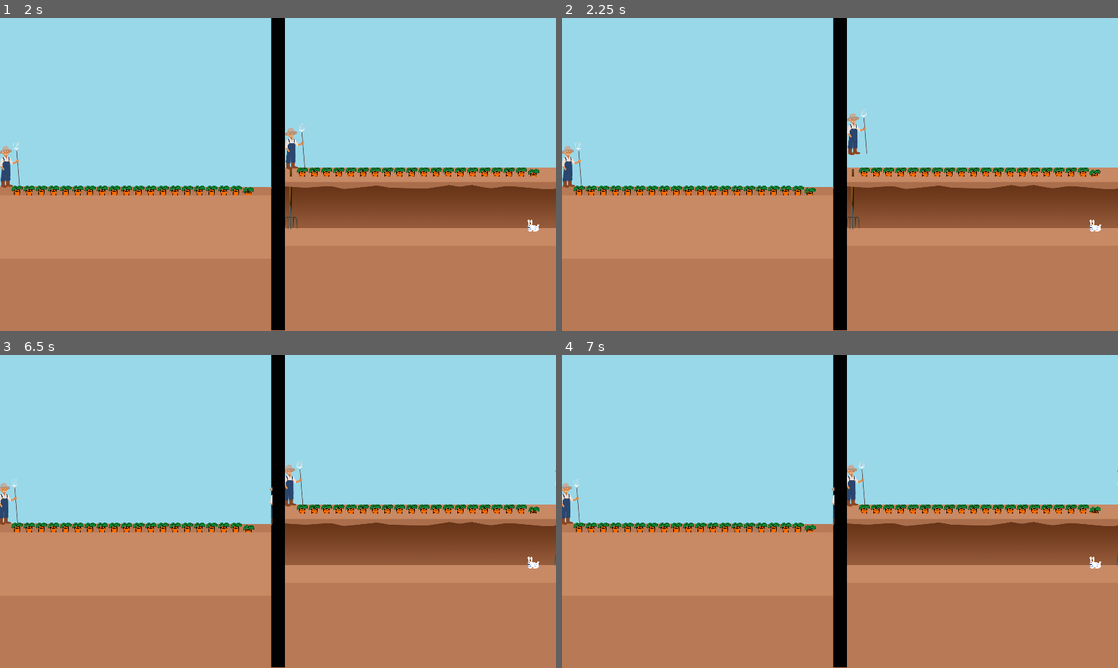
Above: before the commit, frames 1-4 (two rows, left to right).
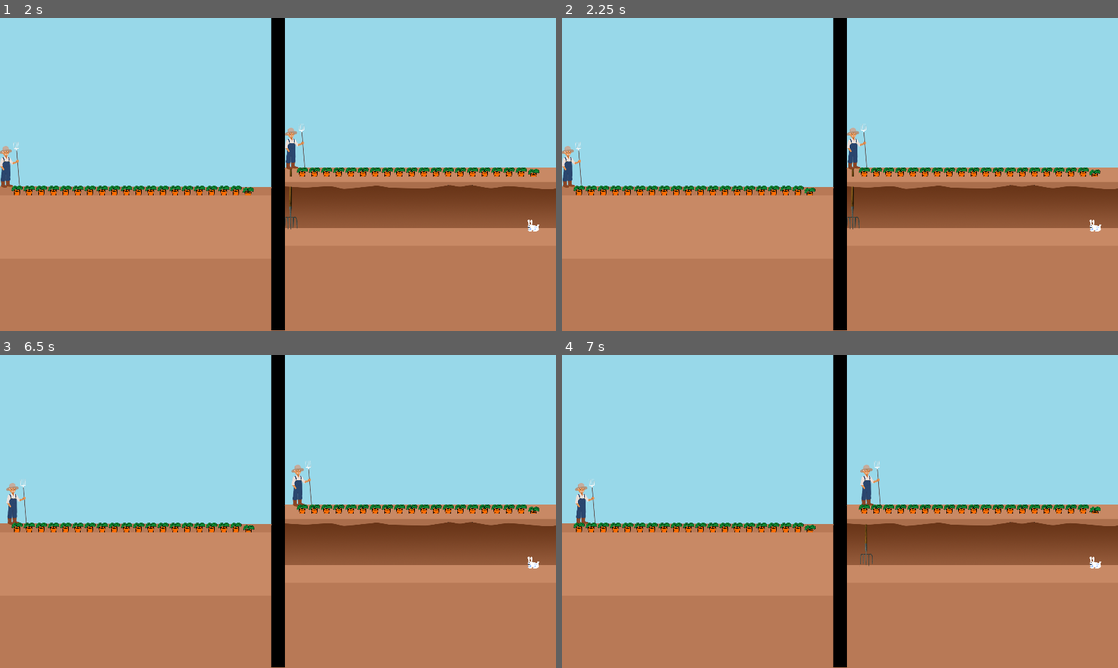
Above: after the commit, the same moments.

Repository: Brusi/ggj23
Game: Godot game, scene res://Game.tscn
Two runs of this game, one before a commit and one after it. Both use one fixed random seed, a clock stepped at 60 frames per second and the inputs below.
Inputs:
- Up to frame 1 (2 s): tap Enter at 0.5 s; hold D (farmer_right) 0.53-1.28 s; tap S (farmer_pitchfork) at 0.6, 1.55 s; tap R (restart) at 1.25 s; hold Down (rabbit_down) from 1.28 s (still down); tap 1 (farmer_action_1) at 1.35 s
- Up to frame 2 (2.25 s): release Down (rabbit_down) at 2.03 s; hold D (farmer_right) from 2.03 s (still down); tap S (farmer_pitchfork) at 2.1 s
- Up to frame 3 (6.5 s): tap R (restart) every 0.75 s from 2.75 to 5 s; tap S (farmer_pitchfork) at 2.85, 3.8, 4.35, 5.1, 6.05 s; release D (farmer_right) at 3.53 s; hold A (farmer_left) 3.53-5.03 s; tap 1 (farmer_action_1) at 3.6, 5.85 s; hold Down (rabbit_down) 5.03-5.78 s; hold D (farmer_right) from 5.78 s (still down)
- Up to frame 4 (7 s): keep holding D (farmer_right); tap S (farmer_pitchfork) at 6.6 s

Frame 1 is identical in both runs. In frame 2, 0.4% of the frame differs, in the area x 51-55%, y 29-49%; in frame 3, 0.9%; in frame 4, 1.0%, in the area x 0-100%, y 33-68%.

Commit message:
Work on decoy bomb

Diff:
--- a/project/Bomb.gd
+++ b/project/Bomb.gd
@@ -7,14 +7,16 @@
 
 onready var rabbit: Rabbit = get_parent().get_node("RightMask/Rabbit")
 
+var alive: = true
 var falling: = false
 var speed: = 0.0
 
-var done: = false
+var intact: = true
 var screenshake: = 0.0
 
 func _ready():
 	init_curve()
+	get_node("/root/Game/LeftMask").clone_obj(self)
 
 func init_curve():
 	$Path2D.curve.clear_points()
@@ -22,7 +24,7 @@
 		($Path2D.curve as Curve2D).add_point(point.position)
 
 func _process(delta):
-	if done:
+	if not intact:
 		for game in get_tree().get_nodes_in_group("game"):
 			if screenshake > 0.0:
 				game.position = Vector2.RIGHT.rotated(rand_range(-PI,PI)) * rand_range(0, screenshake)
@@ -31,8 +33,8 @@
 				game.position = Vector2.ZERO
 		return
 
-	if falling:
-		return
+	$Sprite.visible = falling and intact
+	$Decoy.visible = not falling and intact
 
 	t -= delta / duration_sec
 	t = max(t, 0)
@@ -42,7 +44,7 @@
 
 
 func _physics_process(delta):
-	if done:
+	if not intact:
 		return
 
 	if falling:
@@ -53,16 +55,17 @@
 			rabbit.die_by_bomb()
 			explode()
 
-	var spark: = preload("res://Spark.tscn").instance()
-	spark.position = $Path2D/PathFollow2D.position
-	add_child(spark)
+		var spark: = preload("res://Spark.tscn").instance()
+		spark.position = $Path2D/PathFollow2D.position
+		add_child(spark)
 
 func explode():
-	if done:
+	if not intact:
 		return
+	intact = false
 	$White.visible = true
-	done = true
 	$Sprite.visible = false
+	$Decoy.visible = false
 	$Path2D.queue_free()
 
 	get_tree().paused = true
@@ -85,4 +88,12 @@
 	# Just in case.
 	for game in get_tree().get_nodes_in_group("game"):
 		game.position = Vector2.ZERO
+	alive = false
 	queue_free()
+
+func copy_state_to(dst):
+	(dst.get_node("Path2D/PathFollow2D") as PathFollow2D).unit_offset = t
+
+	var spark: = preload("res://Spark.tscn").instance()
+	spark.position = dst.get_node("Path2D/PathFollow2D").position
+	dst.add_child(spark)
--- a/project/Bomb.tscn
+++ b/project/Bomb.tscn
@@ -1,8 +1,9 @@
-[gd_scene load_steps=5 format=2]
+[gd_scene load_steps=6 format=2]
 
 [ext_resource path="res://assets/bomb_carrott_nospark.png" type="Texture" id=1]
 [ext_resource path="res://Bomb.gd" type="Script" id=2]
 [ext_resource path="res://assets/bomb_carrott_white.png" type="Texture" id=3]
+[ext_resource path="res://assets/carrot.png" type="Texture" id=4]
 
 [sub_resource type="Curve2D" id=1]
 _data = {
@@ -16,6 +17,10 @@
 [node name="Sprite" type="Sprite" parent="."]
 position = Vector2( 0, -22 )
 texture = ExtResource( 1 )
+
+[node name="Decoy" type="Sprite" parent="."]
+visible = false
+texture = ExtResource( 4 )
 
 [node name="Path2D" type="Path2D" parent="."]
 curve = SubResource( 1 )
--- a/project/CarrotClone.gd
+++ /dev/null
@@ -1,12 +0,0 @@
-extends Sprite
-
-const offset_from_carrot: = Vector2(-940, -50)
-
-export var carrot_path:NodePath
-onready var carrot = get_node(carrot_path)
-
-func _ready():
-	global_position = carrot.global_position - offset_from_carrot
-
-func _process(delta):
-	offset = carrot.offset
--- a/project/CarrotClone.tscn
+++ /dev/null
@@ -1,8 +0,0 @@
-[gd_scene load_steps=3 format=2]
-
-[ext_resource path="res://Carrot.tscn" type="PackedScene" id=1]
-[ext_resource path="res://CarrotClone.gd" type="Script" id=2]
-
-[node name="CarrotClone" instance=ExtResource( 1 )]
-script = ExtResource( 2 )
-carrot_path = NodePath("")
--- a/project/Farmer.gd
+++ b/project/Farmer.gd
@@ -67,6 +67,9 @@
 		$Sprite/Clone.flip_h = true
 
 func pitchfork_stab():
+	if is_occupied():
+		return
+
 	state = State.PREPARE
 
 	$Sprite.offset.y = -50
@@ -81,7 +84,7 @@
 	if rabbit.position.x <= position.x + stabbing_margin and rabbit.position.x >= position.x - stabbing_margin:
 		rabbit.die()
 
-	yield(get_tree().create_timer(2.0), "timeout")
+	yield(get_tree().create_timer(1.0), "timeout")
 
 	state = State.IDLE
 
--- a/project/Game.gd
+++ b/project/Game.gd
@@ -15,6 +15,8 @@
 	if Input.is_action_just_pressed("restart"):
 		get_tree().reload_current_scene()
 
+	print(Engine.get_frames_per_second())
+
 # Called every frame. 'delta' is the elapsed time since the previous frame.
 #func _process(delta):
 #	pass
